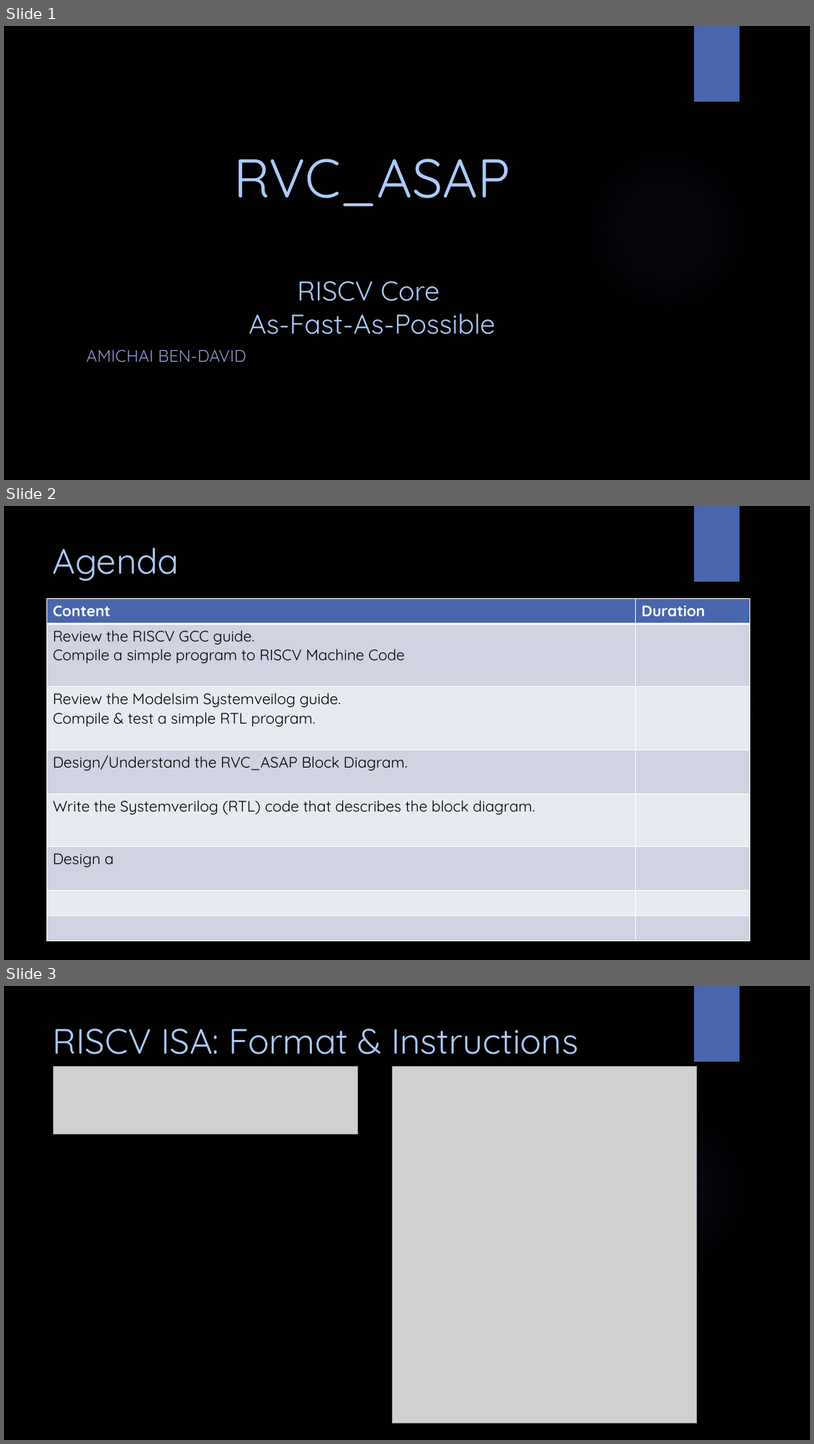
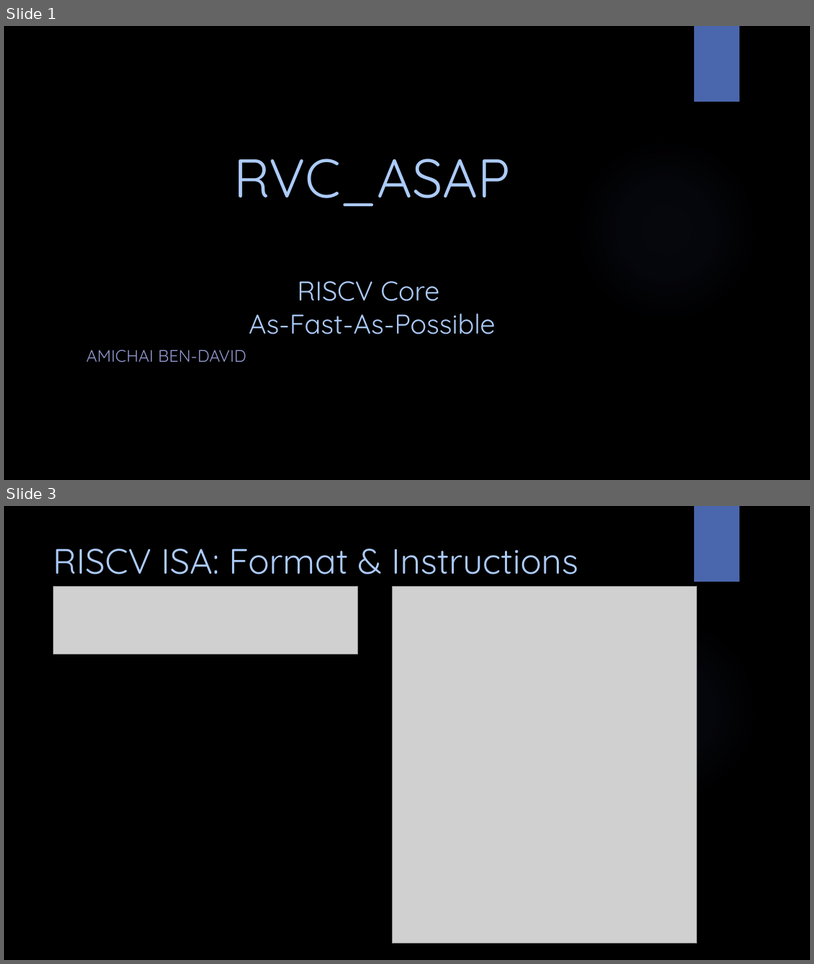
Before and after one commit to amichai-bd/rvc_asap, a slide deck: doc/rvc_asap.pptx. Shown one above the other, each under a label of ours: slides 1, 2 and 3 before the commit, slides 1 and 3 after it; the slides between them are not shown. The pictures are 814x1444 and 814x964 pixels, drawn with LibreOffice and Linux fonts; fonts in the diff are those of the drawing; grey boxes stand for pictures; background and template pictures are left out. Boxes give left, top, right and bottom in pixels: in the first picture for what was removed or moved away, otherwise in the second. Text is boxed around its words. In the diff, an @@ line names an element or a change of style, - is before the commit and + after.

```diff
--- a/doc/rvc_asap.pptx
+++ b/doc/rvc_asap.pptx
@@ slide 2 removed at [4,506,810,960], background picture (left out); not listed: 2 template elements that a slide beside it also shows @@
@@ title removed at [53,547,180,581] @@
-Agenda
@@ table removed at [47,599,751,929], 8 rows, 2 columns @@
-Content | Duration
-Review the RISCV GCC guide. Compile a simple program to RISCV Machine Code | 
-Review the Modelsim Systemveilog guide. Compile & test a simple RTL program. | 
-Design/Understand the RVC_ASAP Block Diagram. | 
-Write the Systemverilog (RTL) code that describes the block diagram. | 
-Design a | 
- | 
- | 
```
Also in this commit, not shown: 1 slide added, 3 other files.
